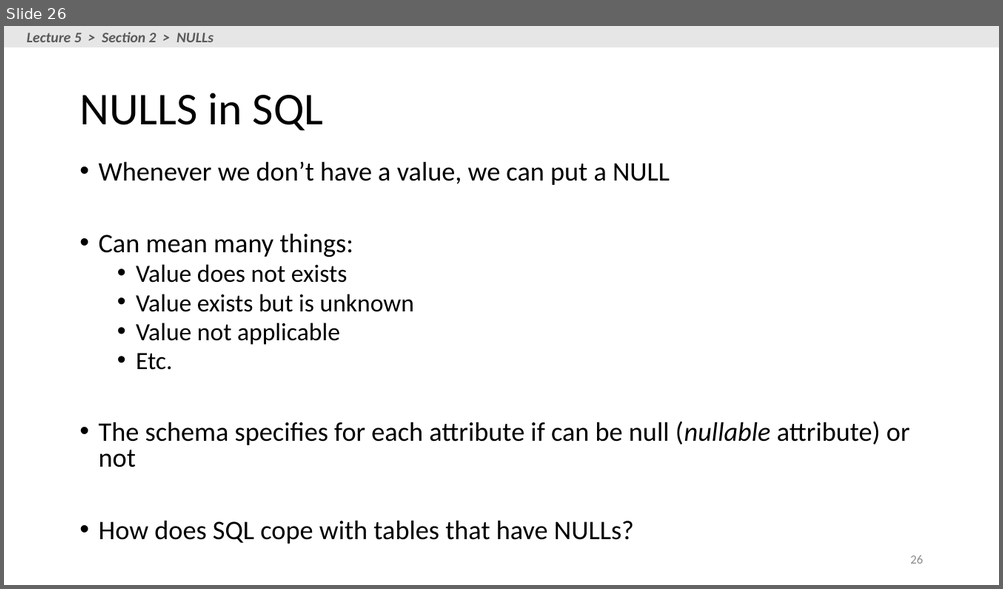
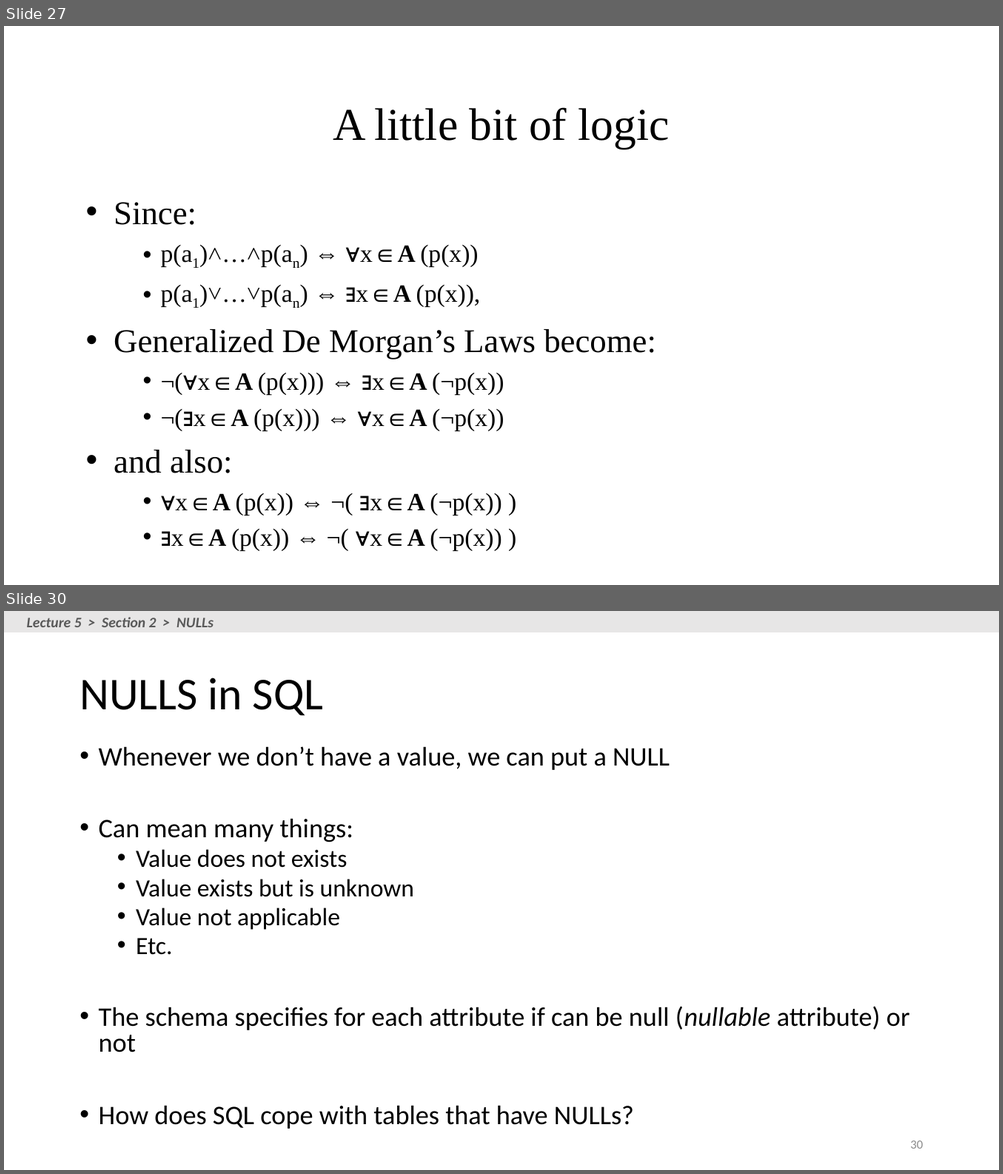
Before and after one commit to yazduni-cs/database-fall2018, a slide deck: lectures/lecture-2-3-4-5/Lecture_5_SQL.pptx. Shown one above the other, each under a label of ours: slide 26 before the commit, slides 27 and 30 after it; the slides between them are not shown. The pictures are 1003x589 and 1003x1174 pixels, drawn with LibreOffice and Linux fonts; fonts in the diff are those of the drawing. Boxes give left, top, right and bottom in pixels: in the first picture for what was removed or moved away, otherwise in the second. Text is boxed around its words. In the diff, an @@ line names an element or a change of style, - is before the commit and + after.

Commit message:
lec5 - Updated slides.

```diff
--- a/lectures/lecture-2-3-4-5/Lecture_5_SQL.pptx
+++ b/lectures/lecture-2-3-4-5/Lecture_5_SQL.pptx
@@ slide 27 added at bbox=[4, 26, 999, 585], background #FFFFFF @@
@@ text added at bbox=[333, 107, 669, 149], 44 pt, text #000000 @@
+A little bit of logic
@@ text added at bbox=[114, 202, 656, 551], 24 pt, text #000000 @@
+• Since:
+    • p(a1)˄…˄p(an) ⇔ ∀x∈A (p(x))
+    • p(a1)˅…˅p(an) ⇔ ∃x∈A (p(x)),
+• Generalized De Morgan’s Laws become:
+    • ¬(∀x∈A (p(x))) ⇔ ∃x∈A (¬p(x))
+    • ¬(∃x∈A (p(x))) ⇔ ∀x∈A (¬p(x))
+• and also:
+    • ∀x∈A (p(x)) ⇔ ¬( ∃x∈A (¬p(x)) )
+    • ∃x∈A (p(x)) ⇔ ¬( ∀x∈A (¬p(x)) )
@@ what was slide 26 is now slide 30 @@
@@ page number at bbox=[910, 1141, 922, 1149]: text changed @@
-26
+30
```
Also in this commit, not shown: 3 other slides added, 1 other file.
